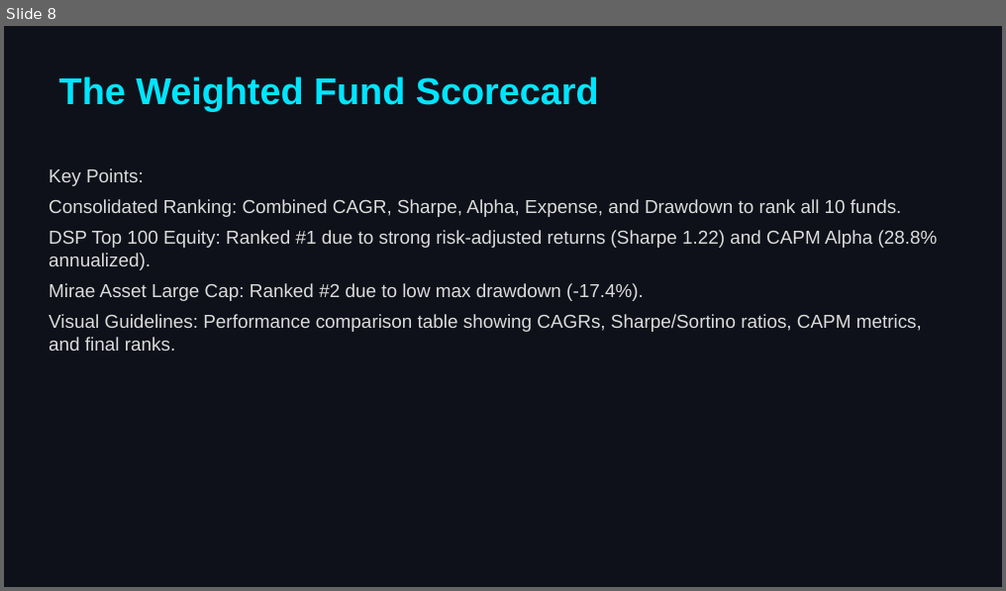
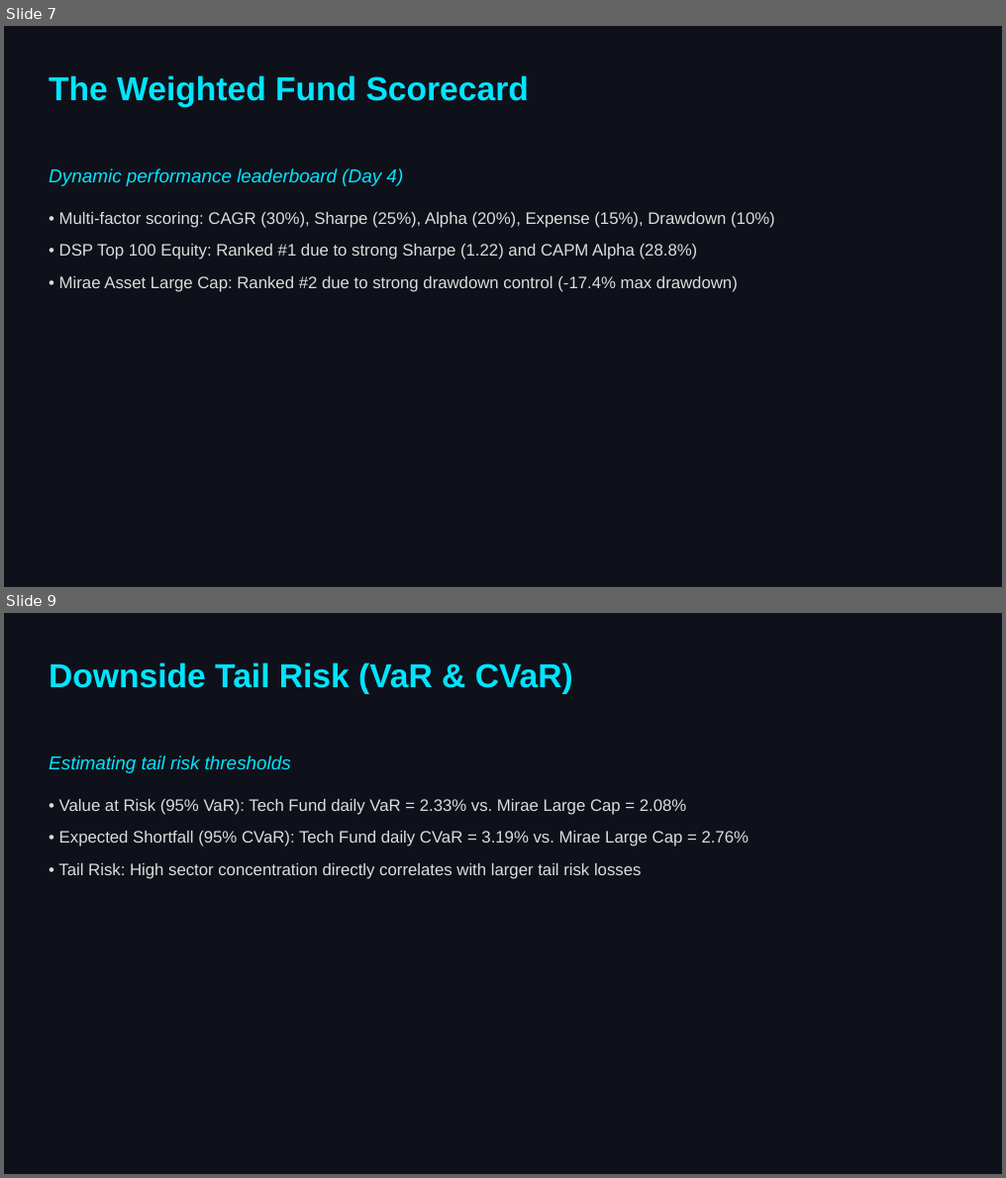
Before and after one commit to DHILEEPB/bluestock_mf_capstone, a slide deck: reports/Presentation.pptx. Shown one above the other, each under a label of ours: slide 8 before the commit, slides 7 and 9 after it; the slides between them are not shown. The pictures are 1006x591 and 1006x1178 pixels, drawn with LibreOffice and Linux fonts; fonts in the diff are those of the drawing. Boxes give left, top, right and bottom in pixels: in the first picture for what was removed or moved away, otherwise in the second. Text is boxed around its words. In the diff, an @@ line names an element or a change of style, - is before the commit and + after.

Commit message:
docs: humanize Final_Report.pdf and Presentation.pptx styles and content

```diff
--- a/reports/Presentation.pptx
+++ b/reports/Presentation.pptx
@@ slide 9 added at (x1=4, y1=613, x2=1002, y2=1174), background #0F111A @@
@@ text added at (x1=49, y1=663, x2=573, y2=694), 32 pt, text #00E5FF, bold @@
+Downside Tail Risk (VaR & CVaR)
@@ text added at (x1=49, y1=756, x2=749, y2=879), 16 pt, text #DCDCDC @@
+Estimating tail risk thresholds
+• Value at Risk (95% VaR): Tech Fund daily VaR = 2.33% vs. Mirae Large Cap = 2.08%
+• Expected Shortfall (95% CVaR): Tech Fund daily CVaR = 3.19% vs. Mirae Large Cap = 2.76%
+• Tail Risk: High sector concentration directly correlates with larger tail risk losses
@@ what was slide 8 is now slide 7 @@
@@ slide 7 changed as well @@
@@ text "The Weighted Fund Scorecard" at (x1=49, y1=76, x2=529, y2=107): size 36 to 32 pt @@
@@ text at (x1=49, y1=169, x2=775, y2=292): text changed; size 18 to 16 pt @@
-Key Points:
-Consolidated Ranking: Combined CAGR, Sharpe, Alpha, Expense, and Drawdown to rank all 10 funds.
-DSP Top 100 Equity: Ranked #1 due to strong risk-adjusted returns (Sharpe 1.22) and CAPM Alpha (28.8% annualized).
-Mirae Asset Large Cap: Ranked #2 due to low max drawdown (-17.4%).
-Visual Guidelines: Performance comparison table showing CAGRs, Sharpe/Sortino ratios, CAPM metrics, and final ranks.
+Dynamic performance leaderboard (Day 4)
+• Multi-factor scoring: CAGR (30%), Sharpe (25%), Alpha (20%), Expense (15%), Drawdown (10%)
+• DSP Top 100 Equity: Ranked #1 due to strong Sharpe (1.22) and CAPM Alpha (28.8%)
+• Mirae Asset Large Cap: Ranked #2 due to strong drawdown control (-17.4% max drawdown)
```
Also in this commit, not shown: 8 other slides changed, 2 other slides added, 4 slides removed, 1 other file.
